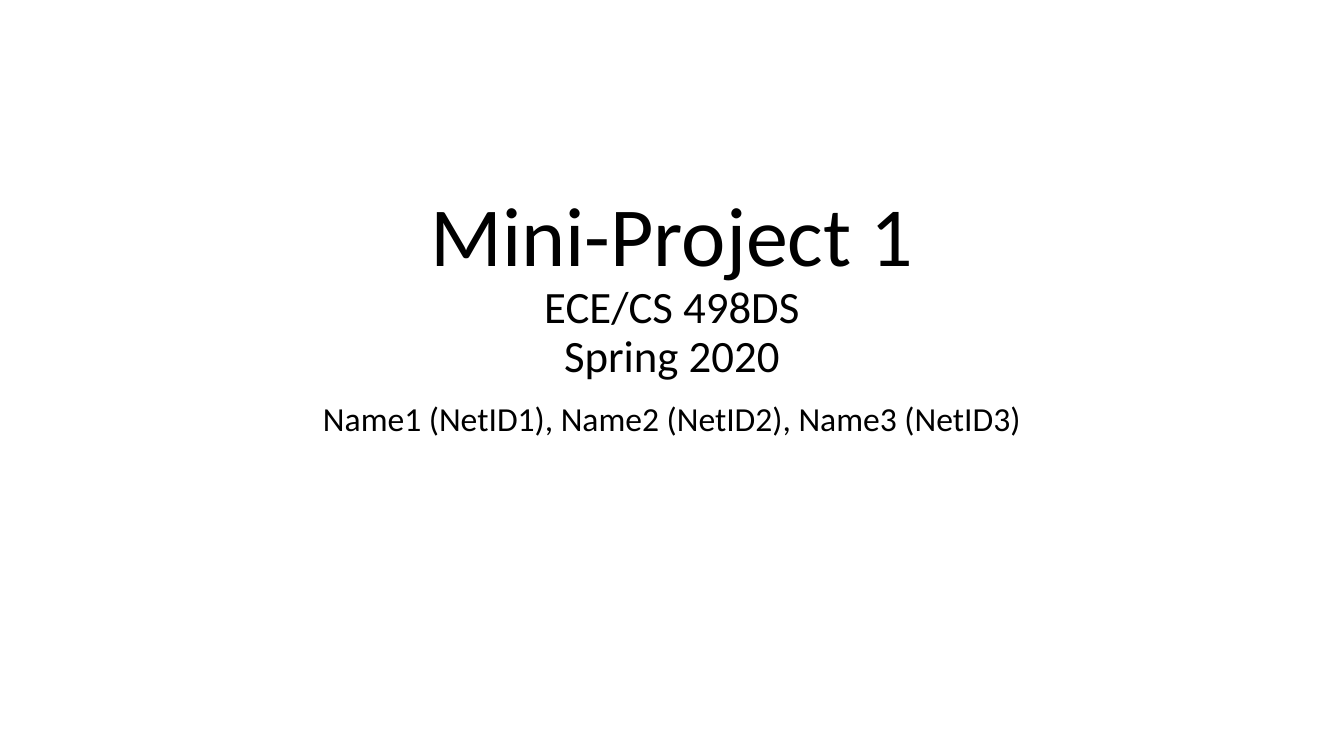
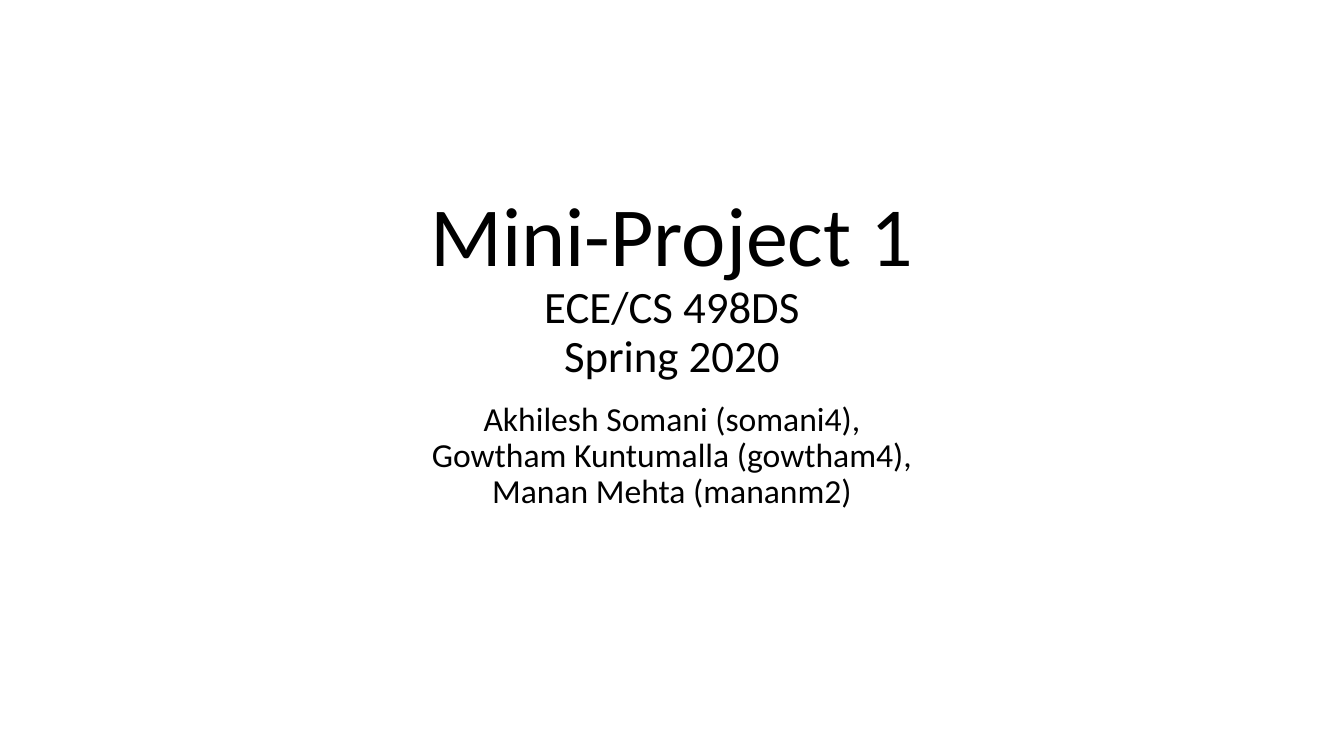
Before and after one commit to gowthamkuntumalla/Safety_in_autonomous_vehicles_MP, a slide deck: slide 1 of somani4_MP1.pptx. Drawn at 1344x756 pixels with LibreOffice and Linux fonts; fonts in the diff are those of the drawing. Boxes give left, top, right and bottom in pixels: in the first picture for what was removed or moved away, otherwise in the second. Text is boxed around its words. In the diff, an @@ line names an element or a change of style, - is before the commit and + after.

```diff
--- a/somani4_MP1.pptx
+++ b/somani4_MP1.pptx
@@ subtitle at (432, 406, 912, 508): text changed @@
-Name1 (NetID1), Name2 (NetID2), Name3 (NetID3)
+Akhilesh Somani (somani4),
+Gowtham Kuntumalla (gowtham4),
+Manan Mehta (mananm2)
```
Also in this commit, not shown: 6 other slides changed, 1 slide added, 4 other files.
